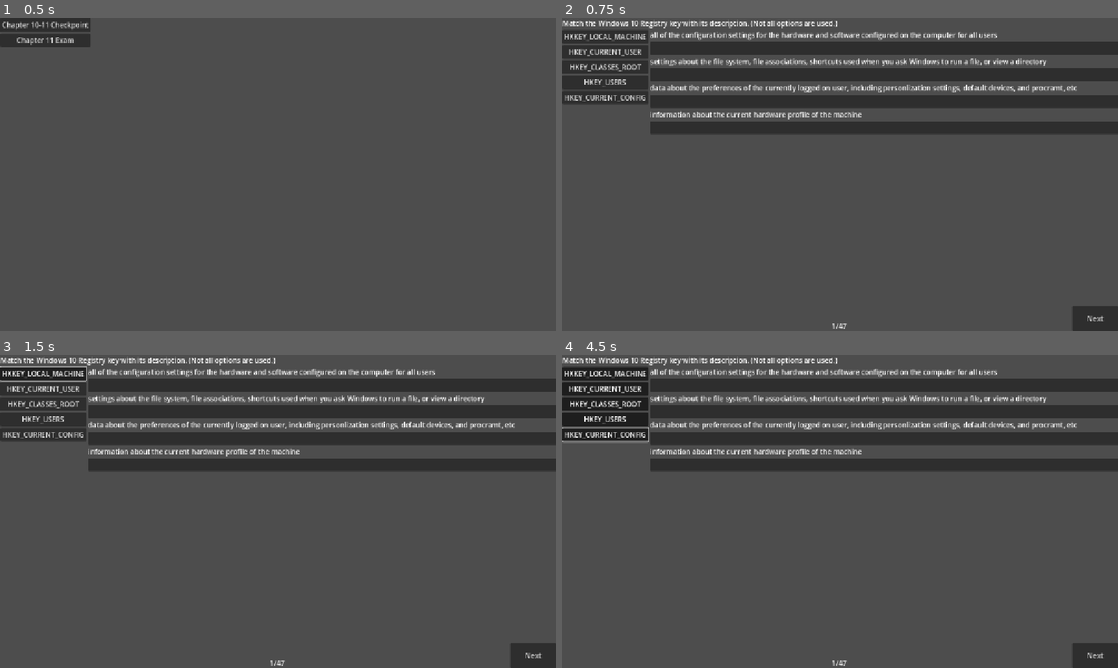
Above: before the commit, frames 1-4 (two rows, left to right).
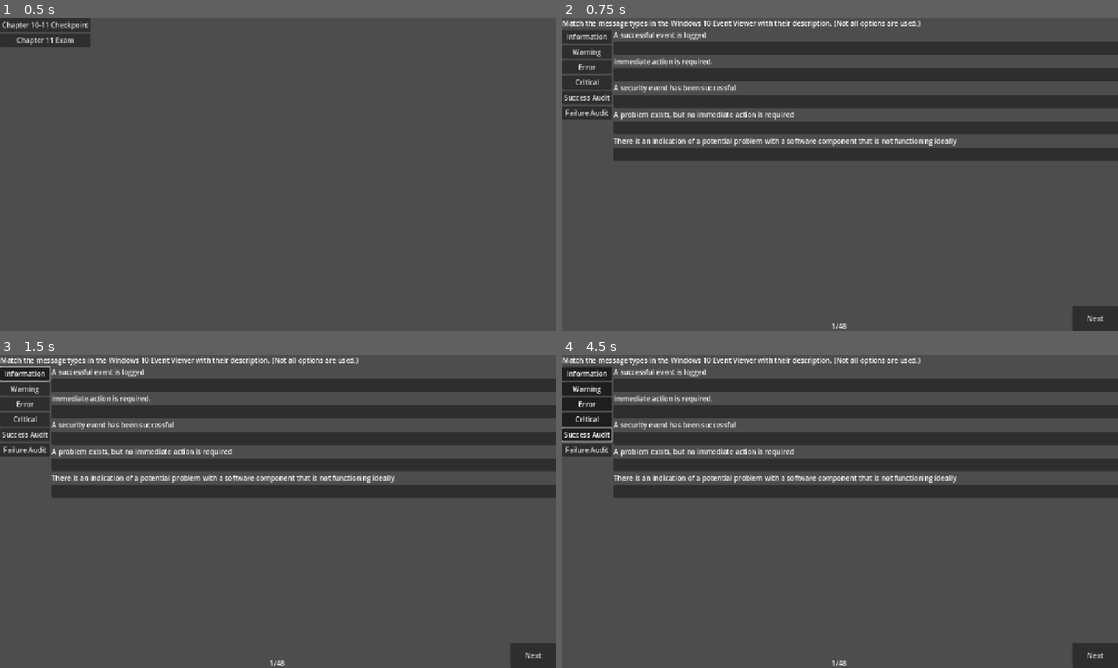
Above: after the commit, the same moments.

Repository: JMO1212/Quiz-Software
Game: Godot game, scene res://main.tscn
Same seed, same stepped clock (60 frames per second), same inputs: the game is played once before the commit and once after it.
Inputs (mouse positions are in pixels of both pictures, inside the frame that each line leads up to):
- Up to frame 1 (0.5 s): no input
- Up to frame 2 (0.75 s): click "Chapter 11 Exam" at 0.5 s
- Up to frame 3 (1.5 s): click (22, 373) at 1.25 s, where only the run after the commit has a clickable "Information"
- Up to frame 4 (4.5 s): click (584, 389) at 2 s, where only the run after the commit has a clickable "Warning"; click (584, 405) at 2.75 s, where only the run after the commit has a clickable "Error"; click (584, 417) at 3.5 s, where only the run after the commit has a clickable "Critical"; click (584, 433) at 4.25 s, where only the run after the commit has a clickable "Success Audit"

Frame 1 is identical in both runs. In frame 2, 10% of the frame differs, in the area x 0-100%, y 0-100%; in frame 3, 10%; in frame 4, 10%.

Commit message:
Fixed issue with match questions
Match questions would be impossible to get correct after getting it wrong once.

Diff:
--- a/Chapters/chapter_11_exam.gd
+++ b/Chapters/chapter_11_exam.gd
@@ -11,6 +11,17 @@
 }
 
 @export var Questions: Array[Array] = [
+	[
+		MATCH,
+		"Match the message types in the Windows 10 Event Viewer with their description. (Not all options are used.)",
+		["Information", "Warning", "Error", "Critical", "Success Audit", "Failure Audit"],
+		["A successful event is logged",
+		"Immediate action is required.",
+		"A security event has been successful",
+		"A problem exists, but no immediate action is required",
+		"There is an indication of a potential problem with a software component that is not functioning ideally"],
+		[1, 4, 5, 3, 2]
+	],
 	[
 		1,
 		"A user tries to install an application on a Windows 10 Pro PC but it fails. The user tries to uninstall the application but it fails to uninstall. What option can be used to address this issue without loss of data or applications?",
@@ -286,7 +297,7 @@
 func _ready() -> void:
 	print(Questions.size())
 	#Answers.resize(Questions.size())
-	Questions.shuffle()
+	#Questions.shuffle()
 	if Questions[0][0] == MATCH:
 		PrepareMatchQuestion(0)
 	else:
@@ -382,7 +393,7 @@
 		correct = CheckMatchAnswer(QuestionNumber)
 	else:
 		correct = CheckMultipleChoiceAnswers(Questions[QuestionNumber])
-
+	GivenAnswer = []
 	if correct:
 		$Score.text = ""
 		if QuestionNumber < Questions.size() - 1:
